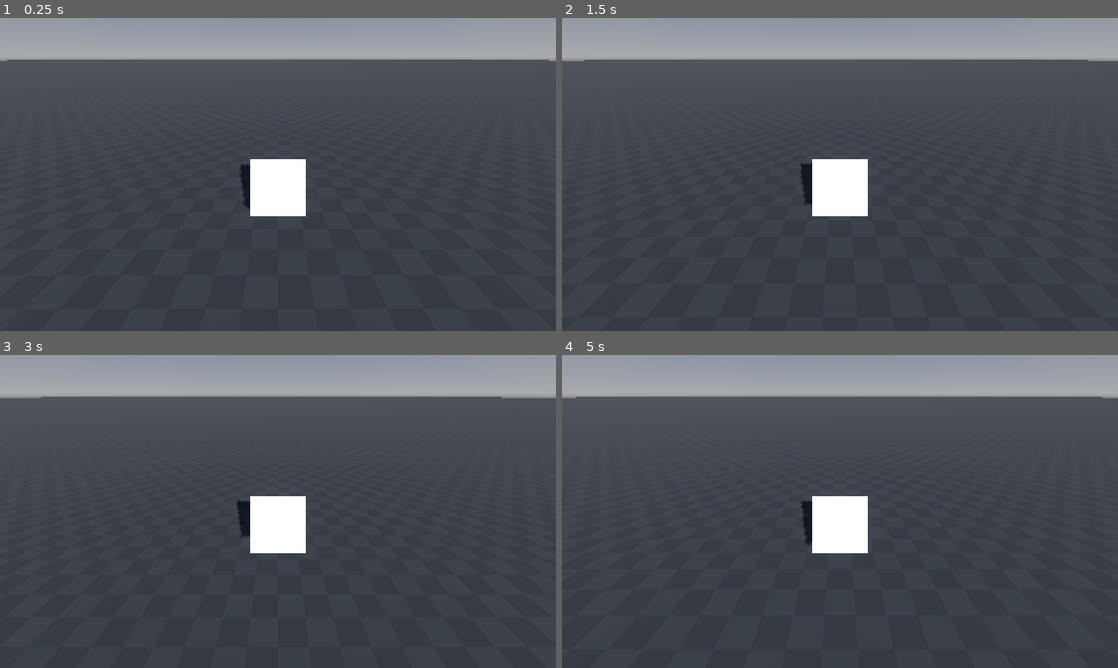
Above: before the commit, frames 1-4 (two rows, left to right).
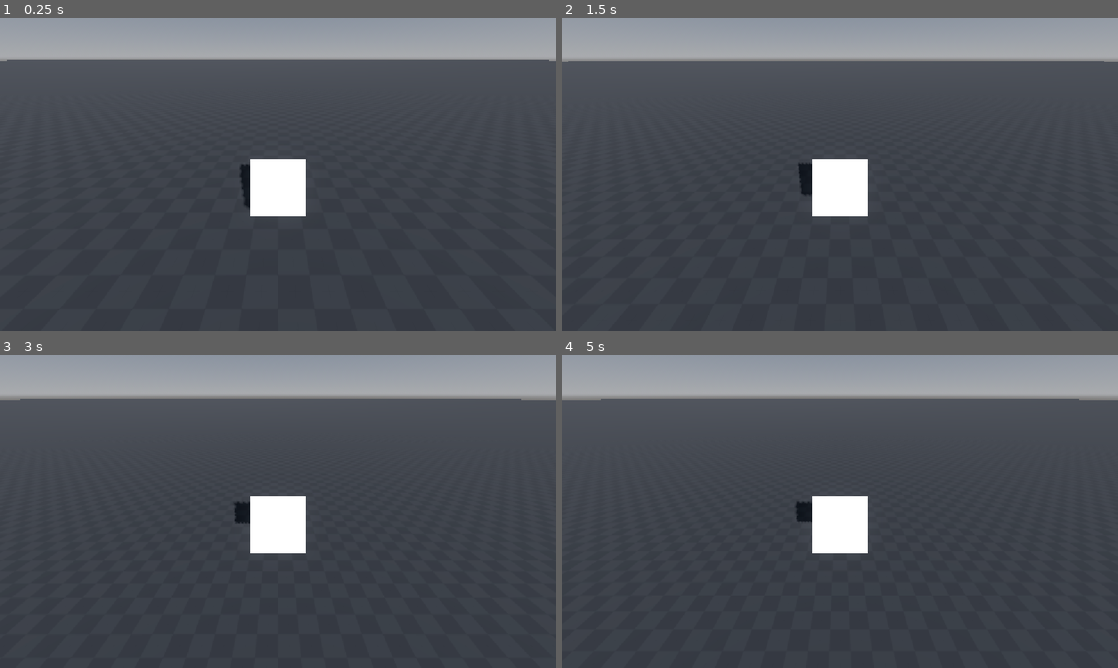
Above: after the commit, the same moments.

Repository: CogitoErgoSum01/teamproject
Game: Godot game, scene res://maps/debug.tscn
Same seed, same stepped clock (60 frames per second), same inputs: the game is played once before the commit and once after it.
Inputs:
- Up to frame 1 (0.25 s): no input
- Up to frame 2 (1.5 s): tap Enter at 0.5 s; hold D (right) 0.53-1.28 s; tap Space (jump) at 0.6, 0.77, 1.07, 1.35 s; hold S (down) from 1.28 s (still down)
- Up to frame 3 (3 s): tap Space (jump) at 1.52, 1.82, 2.1, 2.85 s; release S (down) at 2.03 s; hold D (right) 2.03-2.78 s; hold W (up) from 2.78 s (still down)
- Up to frame 4 (5 s): tap Space (jump) at 3.02, 3.32, 3.6, 3.77, 4.07, 4.35, 4.52, 4.82 s; release W (up) at 3.53 s; hold A (left) from 3.53 s (still down)

The runs differ from the first frame. In frame 2, 0.5% of the frame differs, in the area x 0-100%, y 13-60%; in frame 3, 0.7%; in frame 4, 0.9%, in the area x 0-100%, y 13-61%.

Commit message:
changed a few things in player script
changed speed , jump velocity and gravity

Diff:
--- a/scripts/player.gd
+++ b/scripts/player.gd
@@ -1,26 +1,27 @@
 extends CharacterBody3D
 
 
-const SPEED = 5.0
-const JUMP_VELOCITY = 4.5
+var speed = 5.0
+var jump_vel = 20.0
+var gravity = 90.0
 
 
 func _physics_process(delta: float) -> void:
 	# Add the gravity.
 	if not is_on_floor():
-		velocity += get_gravity() * delta
+		velocity.y -= gravity * delta
 
 	# Handle jump.
 	if Input.is_action_just_pressed("jump") and is_on_floor():
-		velocity.y = JUMP_VELOCITY
+		velocity.y = jump_vel
 
 	var input_dir := Input.get_vector("left", "right", "up", "down")
 	var direction := (transform.basis * Vector3(input_dir.x, 0, input_dir.y)).normalized()
 	if direction:
-		velocity.x = direction.x * SPEED
-		velocity.z = direction.z * SPEED
+		velocity.x = direction.x * speed
+		velocity.z = direction.z * speed
 	else:
-		velocity.x = move_toward(velocity.x, 0, SPEED)
-		velocity.z = move_toward(velocity.z, 0, SPEED)
+		velocity.x = move_toward(velocity.x, 0, speed)
+		velocity.z = move_toward(velocity.z, 0, speed)
 
 	move_and_slide()
